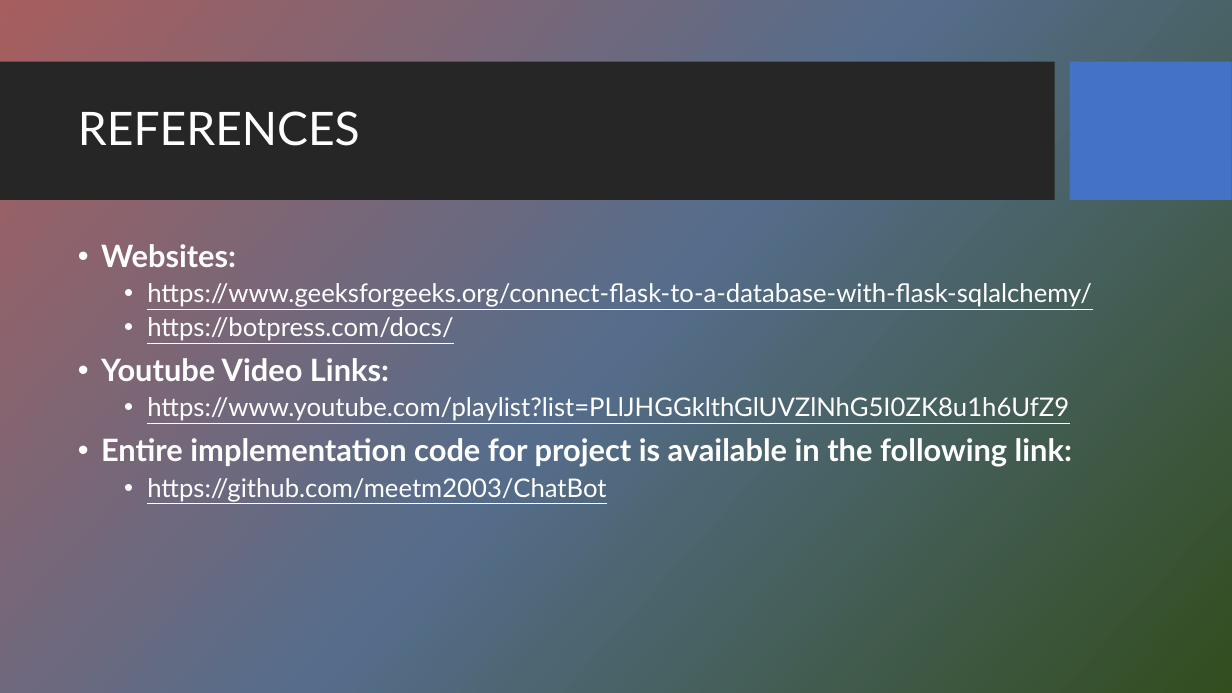
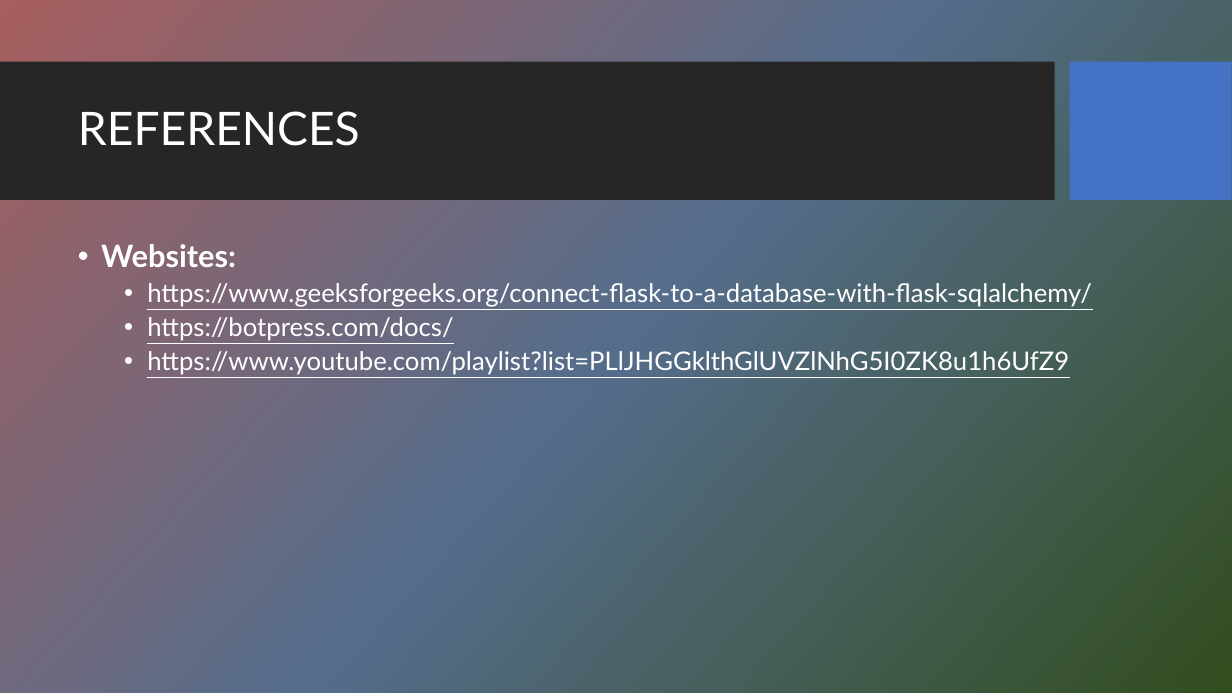
Before and after one commit to meetm2003/ChatBot, a slide deck: slide 21 of Information_Chatbot.pptx (slide 24 before the commit). Drawn at 1232x693 pixels with LibreOffice and Linux fonts; fonts in the diff are those of the drawing; background and template pictures are left out. Boxes give left, top, right and bottom in pixels: in the first picture for what was removed or moved away, otherwise in the second. Text is boxed around its words. In the diff, an @@ line names an element or a change of style, - is before the commit and + after.

```diff
--- a/Information_Chatbot.pptx
+++ b/Information_Chatbot.pptx
@@ text at box(101, 358, 389, 381): paragraph removed @@
-• Youtube Video Links:
@@ text at box(101, 438, 1072, 502): paragraphs removed @@
-• Entire implementation code for project is available in the following link:
-  • https://github.com/meetm2003/ChatBot
```
Also in this commit, not shown: 2 slides added, 5 slides removed, 2 other files.
